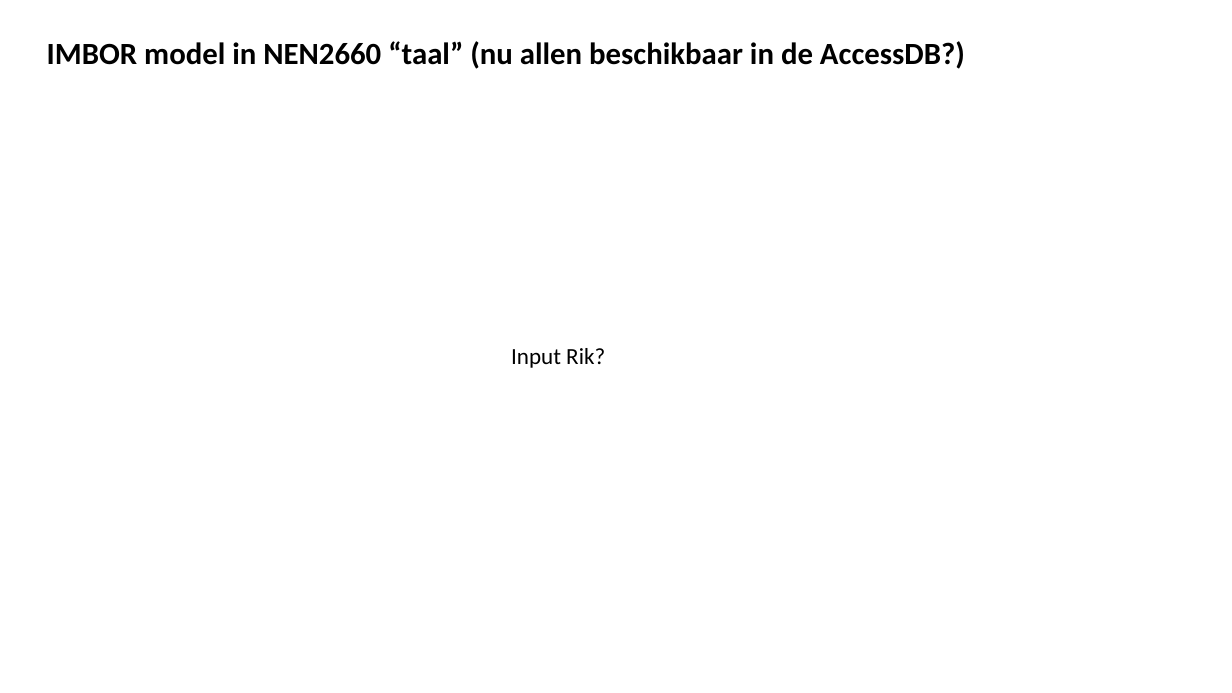
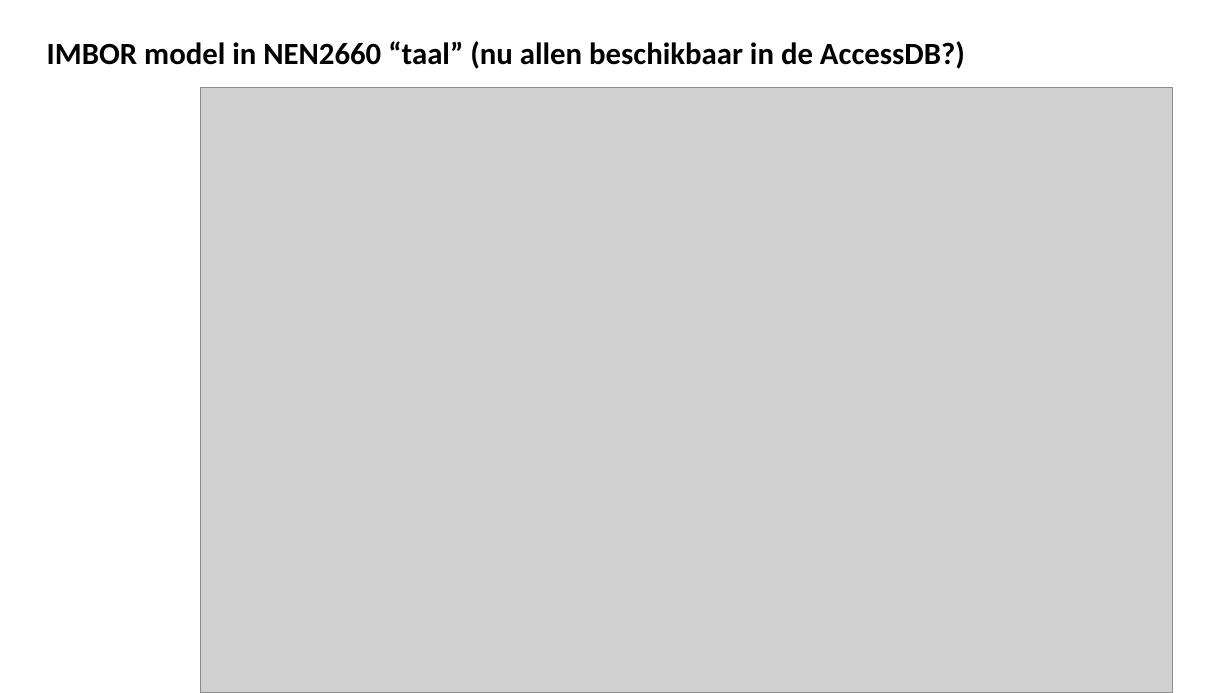
Before and after one commit to Geonovum/MIM-Werkomgeving, a slide deck: slide 8 of MIM-NEN2660/presentaties/MIM-NEN2660 volledige uitwerking.pptx. Drawn at 1232x693 pixels with LibreOffice and Linux fonts; fonts in the diff are those of the drawing; grey boxes stand for pictures. Boxes give left, top, right and bottom in pixels: in the first picture for what was removed or moved away, otherwise in the second. Text is boxed around its words. In the diff, an @@ line names an element or a change of style, - is before the commit and + after.

```diff
--- a/MIM-NEN2660/presentaties/MIM-NEN2660 volledige uitwerking.pptx
+++ b/MIM-NEN2660/presentaties/MIM-NEN2660 volledige uitwerking.pptx
@@ picture added at (201,88,1173,693) @@
@@ text removed at (511,348,605,368) @@
-Input Rik?
```
Also in this commit, not shown: 1 other file.
